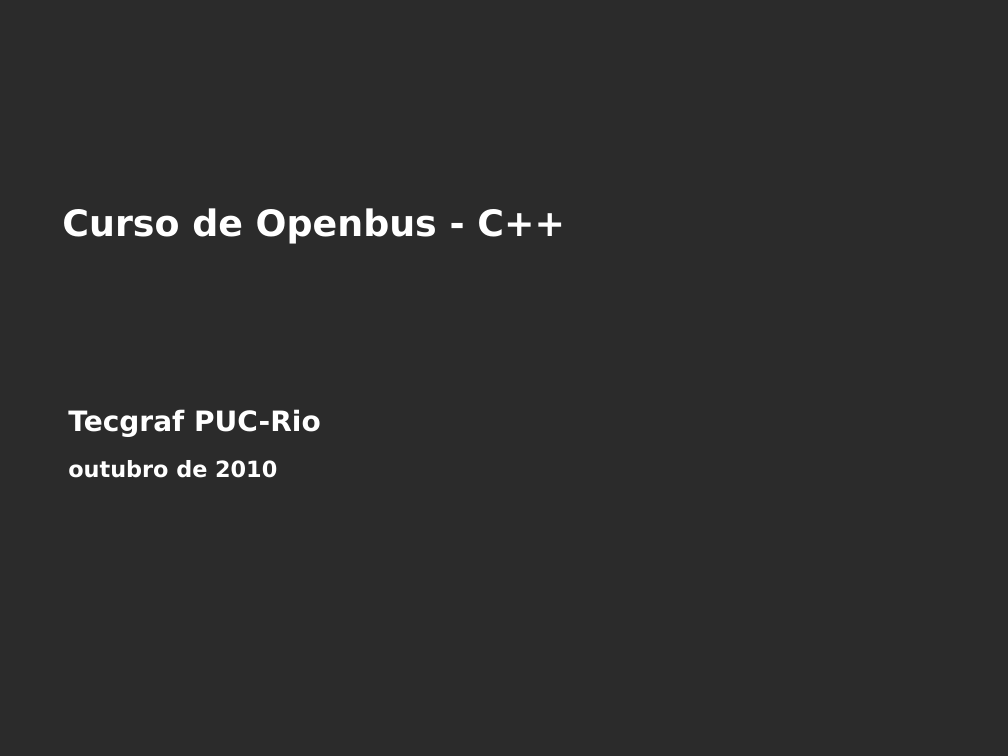
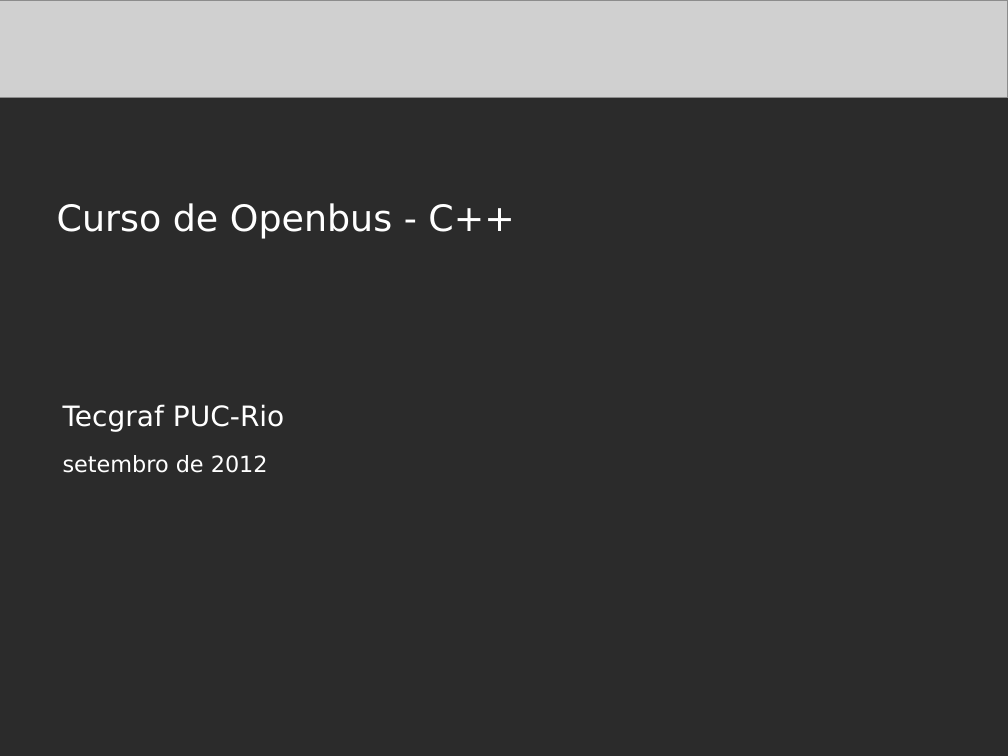
Before and after one commit to amadeubarbosa/openbus-core, a slide deck: slide 1 of docs/cursos/developer/cpp/1.Agenda_CPP.ppt. Drawn at 1008x756 pixels with LibreOffice and Linux fonts; fonts in the diff are those of the drawing; grey boxes stand for pictures; background and template pictures are left out; a plain dark background stands for a picture behind light text. Boxes give left, top, right and bottom in pixels: in the first picture for what was removed or moved away, otherwise in the second. Text is boxed around its words. In the diff, an @@ line names an element or a change of style, - is before the commit and + after.

Commit message:
OPENBUS-2030 Revisar os slides do curso

```diff
--- a/docs/cursos/developer/cpp/1.Agenda_CPP.ppt
+++ b/docs/cursos/developer/cpp/1.Agenda_CPP.ppt
@@ picture added at [0,0,1008,98] @@
@@ text "Curso de Openbus - C++" at [57,203,514,239]: bold off; indent changed @@
@@ text "Tecgraf PUC-Rio" at [63,404,284,432]: bold off; indent changed @@
@@ text at [63,455,268,473]: text changed; bold off @@
-outubro de 2010
+setembro de 2012
```
Also in this commit, not shown: 6 other slides changed, 1 other file.
